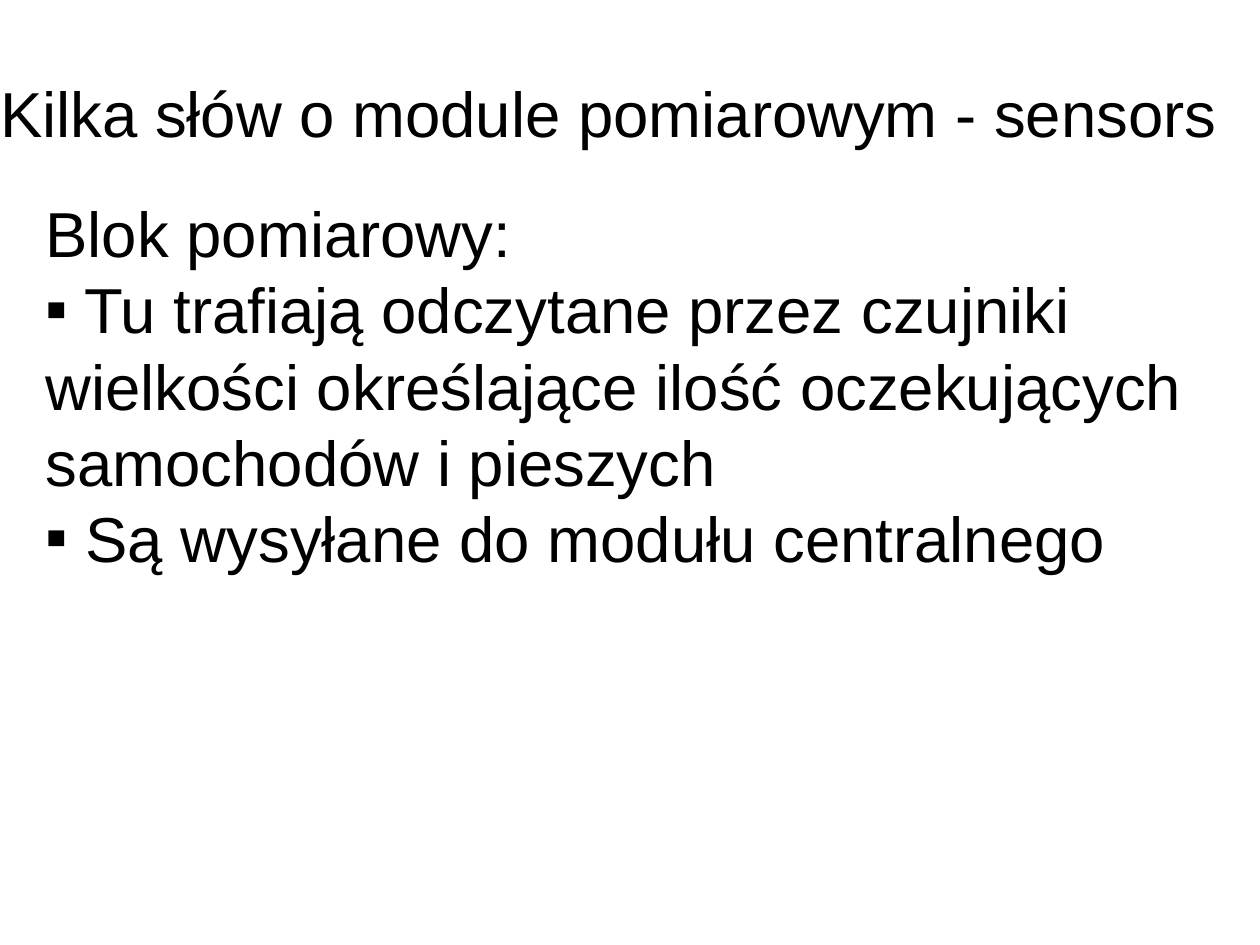
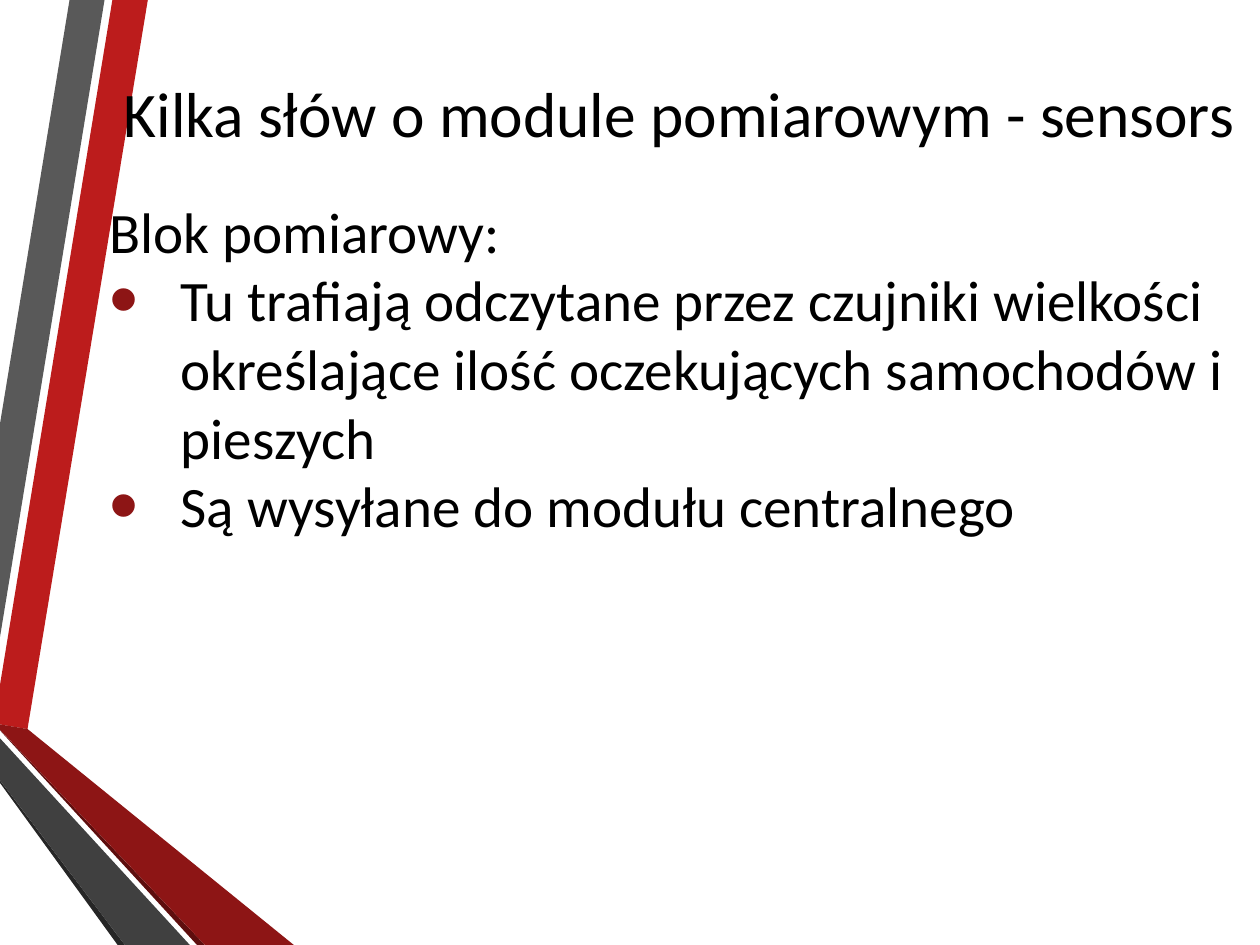
Before and after one commit to AleksanderPasiut/APProject_TrafficLights, a slide deck: slide 10 of prezentacja.pptx. Drawn at 1260x945 pixels with LibreOffice and Linux fonts; fonts in the diff are those of the drawing; background and template pictures are left out. Boxes give left, top, right and bottom in pixels: in the first picture for what was removed or moved away, otherwise in the second. Text is boxed around its words. In the diff, an @@ line names an element or a change of style, - is before the commit and + after.

```diff
--- a/prezentacja.pptx
+++ b/prezentacja.pptx
@@ title "Kilka słów o module pomiarowym ...": place and size @@
-title "Kilka słów o module pomiarowym ..." at box(0, 90, 1216, 149)
+title "Kilka słów o module pomiarowym ..." at box(124, 84, 1234, 148)
@@ title "Kilka słów o module pomiarowym ..." at box(124, 84, 1234, 148): font Arial to Calibri, letter outline none to #0D0D0D 0.75 pt; alignment left to centre; line spacing 0.9 to 1 @@
@@ text "Blok pomiarowy:": place and size @@
-text "Blok pomiarowy:" at box(46, 211, 1181, 574)
+text "Blok pomiarowy:" at box(109, 206, 1222, 537)
@@ text "Blok pomiarowy:" at box(109, 206, 1222, 537): size 40 to 36 pt, font Arial to Calibri; alignment left to justified; bullet ▪ to • @@
@@ group added at box(0, 0, 294, 945): 6 freeform shapes @@
```
Also in this commit, not shown: 11 other slides changed, 1 slide added, 1 other file.
